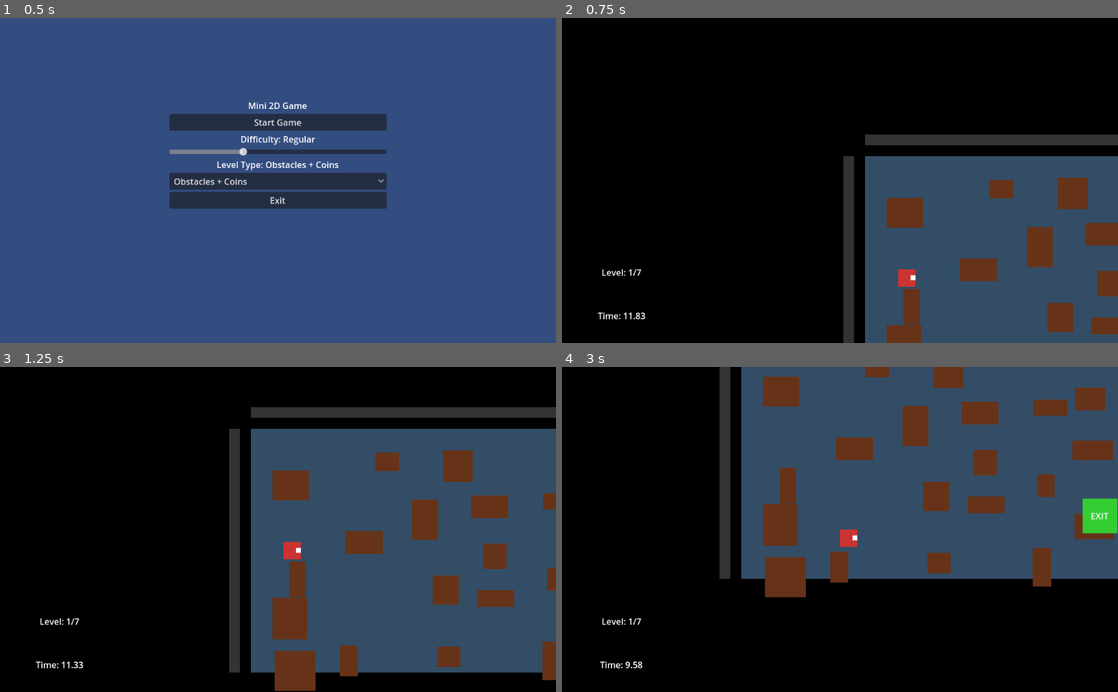
Above: before the commit, frames 1-4 (two rows, left to right).
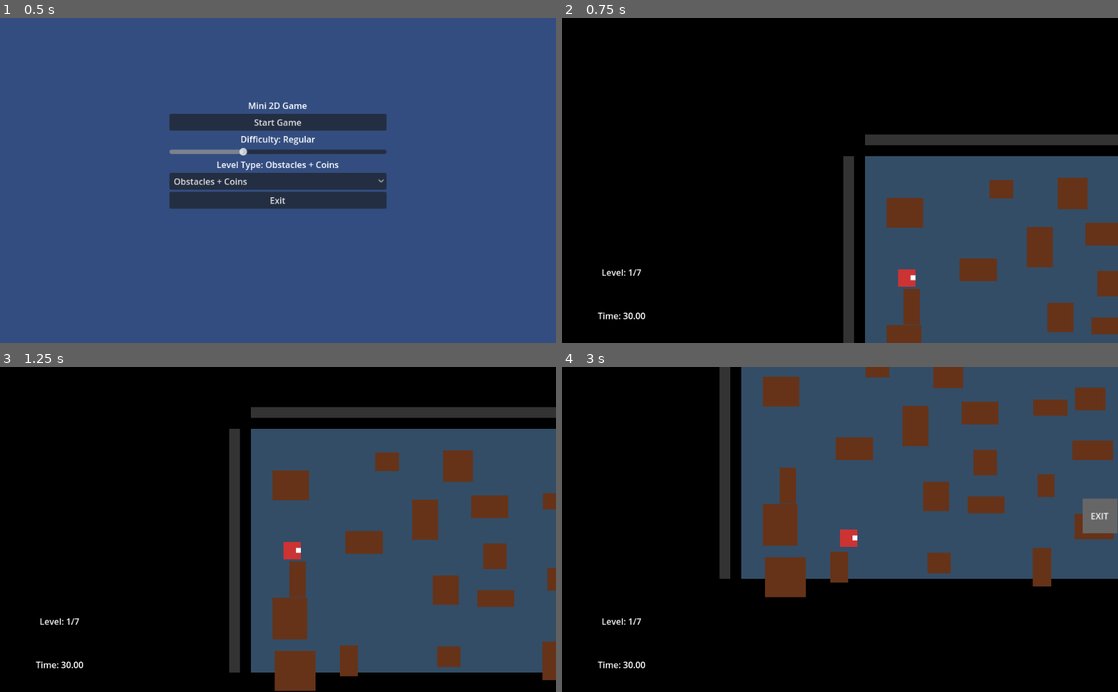
Above: after the commit, the same moments.

Repository: alexevenly/godot-2d-mini-game
Game: Godot game, scene res://scenes/MainMenu.tscn
Two runs of this game, one before a commit and one after it. Both use one fixed random seed, a clock stepped at 60 frames per second and the inputs below.
Inputs:
- Up to frame 1 (0.5 s): no input
- Up to frame 2 (0.75 s): click "Start Game" at 0.5 s
- Up to frame 3 (1.25 s): no input
- Up to frame 4 (3 s): hold D (move_right) 1.28-2.03 s; hold S (move_down) 2.03-2.78 s; hold D (move_right) from 2.78 s (still down)

Frame 1 is identical in both runs. In frame 2, less than 0.1% of the frame differs, in the area x 11-15%, y 90-93%; in frame 3, less than 0.1%; in frame 4, 0.8%, in the area x 6-100%, y 40-93%.
Error after the commit: Parse Error: Cannot infer the type of "factor" variable because the value doesn't have a set type. (res://scripts/TimerManager.gd:234)

Commit message:
Refine timer balance for obstacle and maze levels

Diff:
--- a/scripts/LevelGenerator.gd
+++ b/scripts/LevelGenerator.gd
@@ -13,6 +13,7 @@
 var key_barriers: Array = []
 var player_spawn_override: Vector2 = Vector2.ZERO
 var has_player_spawn_override: bool = false
+var last_maze_path_length: float = 0.0
 
 const MAZE_BASE_CELL_SIZE := 64.0
 
@@ -25,6 +26,7 @@
 	Logger.log_generation("LevelGenerator starting (size %.2f, type %d)" % [level_size, level_type])
 	current_level_size = level_size
 	exit_pos = Vector2.ZERO
+	last_maze_path_length = 0.0
 	clear_existing_objects()
 	match level_type:
 		GameState.LevelType.KEYS:
@@ -222,7 +224,10 @@
 	_carve_maze(grid, start_cell, cols, rows)
 	_spawn_maze_walls(grid, maze_offset, cell_size, main_scene)
 
-	var farthest = _find_farthest_cell(grid, start_cell, cols, rows)
+	var farthest_data = _find_farthest_cell(grid, start_cell, cols, rows)
+	var farthest: Vector2i = farthest_data["cell"]
+	var path_steps: int = farthest_data["distance"]
+	last_maze_path_length = float(max(path_steps, 1)) * cell_size
 	var exit_position = _maze_cell_to_world(farthest, maze_offset, cell_size)
 	exit_spawner.clear_exit()
 	exit_spawner.create_exit_at(exit_position, main_scene)
@@ -251,6 +256,9 @@
 	if has_player_spawn_override:
 		return player_spawn_override
 	return null
+
+func get_last_maze_path_length() -> float:
+	return last_maze_path_length
 
 func is_exit_position_valid(pos, level_width, level_height):
 	var margin = 32
@@ -462,7 +470,7 @@
 				else:
 					call_deferred("add_child", wall)
 
-func _find_farthest_cell(grid: Array, start: Vector2i, cols: int, rows: int) -> Vector2i:
+func _find_farthest_cell(grid: Array, start: Vector2i, cols: int, rows: int) -> Dictionary:
 	var visited: Array = []
 	for y in range(rows):
 		var row := []
@@ -490,7 +498,7 @@
 				continue
 			visited[next.y][next.x] = true
 			queue.append({"cell": next, "dist": dist + 1})
-	return farthest
+	return {"cell": farthest, "distance": max_dist}
 
 func _generate_maze_coins(grid: Array, start: Vector2i, exit_cell: Vector2i, offset: Vector2, cell_size: float, main_scene) -> void:
 	var rows = grid.size()
--- a/scripts/Main.gd
+++ b/scripts/Main.gd
@@ -213,7 +213,15 @@
 	# Calculate time using timer manager
 	if timer_manager:
 		var timer_start_position = spawn_override if spawn_override != null else (player.global_position if player else LevelUtils.PLAYER_START)
-		game_time = timer_manager.calculate_level_time(game_state.current_level, coins, exit.position if exit else Vector2(), timer_start_position)
+		var maze_path_length = level_generator.get_last_maze_path_length() if level_generator else 0.0
+		game_time = timer_manager.calculate_level_time(
+			game_state.current_level,
+			coins,
+			exit.position if exit else Vector2(),
+			timer_start_position,
+			level_type,
+			maze_path_length
+		)
 	else:
 		game_time = 30.0 # Fallback
 
--- a/scripts/TimerManager.gd
+++ b/scripts/TimerManager.gd
@@ -1,4 +1,6 @@
 extends Node2D
+
+const GameState = preload("res://scripts/GameState.gd")
 
 # ---- ПРЕСЕТЫ (ужаты под твои данные) ----
 const DIFFICULTY_PRESETS := {
@@ -25,13 +27,59 @@
 	}
 }
 
+const LEVEL_TYPE_TUNING := {
+	GameState.LevelType.OBSTACLES_COINS: {
+		"scale_start": 0.78,
+		"scale_end": 0.48,
+		"buffer_bias": -0.45,
+		"flat_bonus": -1.8,
+		"route_trim": 0.82,
+		"trim_ramp": 4.0
+	},
+	GameState.LevelType.MAZE: {
+		"scale_start": 1.78,
+		"scale_end": 1.42,
+		"buffer_bias": 0.32,
+		"flat_bonus": 3.8,
+		"maze_slack_curve": Vector2(7.0, 14.5),
+		"maze_path_scale": 1.10,
+		"maze_path_cap": 12.0,
+		"maze_base_scale": 0.72,
+		"maze_fallback_slack": 8.0,
+		"maze_ratio_span": 3.2,
+		"maze_path_floor": 1.08,
+		"maze_fallback_factor": 1.45
+	},
+	GameState.LevelType.MAZE_COINS: {
+		"scale_start": 1.82,
+		"scale_end": 1.46,
+		"buffer_bias": 0.38,
+		"flat_bonus": 4.4,
+		"maze_slack_curve": Vector2(7.5, 15.5),
+		"maze_path_scale": 1.18,
+		"maze_path_cap": 13.0,
+		"maze_base_scale": 0.78,
+		"maze_fallback_slack": 8.5,
+		"maze_ratio_span": 3.4,
+		"maze_path_floor": 1.12,
+		"maze_fallback_factor": 1.50
+	},
+	GameState.LevelType.KEYS: {
+		"scale_start": 1.08,
+		"scale_end": 0.96,
+		"buffer_bias": 0.05,
+		"flat_bonus": 0.6
+	}
+}
+
+
 const BASE_TIME_PER_LEVEL := 22.0
 var _difficulty: StringName = &"regular"
 
 # ---- Автокалибровка по реальному запасу времени ----
-const SURPLUS_WINDOW := 8              # храним последние N запасов
-const SURPLUS_GAIN := 0.65             # сила коррекции (0.5–0.8 норм)
-var _recent_surplus: Array[float] = [] # секунды запаса с последних уровней
+const SURPLUS_WINDOW := 8
+const SURPLUS_GAIN := 0.65
+var _recent_surplus: Array[float] = []
 
 func set_difficulty(level: String) -> void:
 	if DIFFICULTY_PRESETS.has(level):
@@ -42,7 +90,6 @@
 func _get_preset() -> Dictionary:
 	return DIFFICULTY_PRESETS[_difficulty]
 
-# экспоненциальная сходимость множителя к 1.0/мин
 func _level_multiplier(level: int) -> float:
 	var p := _get_preset()
 	var mult_max: float = float(p["mult_max"])
@@ -51,7 +98,6 @@
 	var decay: float = pow(0.5, float(max(level, 1) - 1) / half_life)
 	return mult_min + (mult_max - mult_min) * decay
 
-# потолок буфера в секундах, плавно ужимающийся к поздним уровням
 func _buffer_cap_sec(level: int) -> float:
 	var p := _get_preset()
 	var start: float = float(p["buf_cap_start"])
@@ -60,18 +106,15 @@
 	var decay: float = pow(0.5, float(max(level, 1) - 1) / half_life)
 	return endv + (start - endv) * decay
 
-# цель по запасу секунд (ранние уровни прощают больше)
 func _target_surplus_sec(level: int) -> float:
-	var t: float = clamp((float(level) - 1.0) / 6.0, 0.0, 1.0) # 1..7 → 0..1
+	var t: float = clamp((float(level) - 1.0) / 6.0, 0.0, 1.0)
 	return lerp(6.0, 2.0, t)
 
-# log2(1+n) = log(1+n)/log(2.0) — маленькая надбавка за «детуры» при многих монетах
 func _route_detour_factor(coin_count: int) -> float:
 	var n: float = float(max(coin_count, 0))
 	var detour: float = log(1.0 + n) / log(2.0)
-	return 1.0 + 0.05 * detour # чуть мягче (0.05)
-
-# скользящее среднее запаса (секунды)
+	return 1.0 + 0.05 * detour
+
 func _avg_surplus() -> float:
 	if _recent_surplus.is_empty():
 		return 0.0
@@ -80,18 +123,14 @@
 		s += v
 	return s / float(_recent_surplus.size())
 
-# публичный вызов после завершения уровня: передай реальный запас секунд
-# например из геймплея: TimerManager.register_level_result(level_time_given - level_time_used)
 func register_level_result(time_left_sec: float) -> void:
 	_recent_surplus.append(max(time_left_sec, 0.0))
 	if _recent_surplus.size() > SURPLUS_WINDOW:
 		_recent_surplus.pop_front()
 
-# --- Основной расчёт времени ---
-func calculate_level_time(level: int, coins: Array, exit_pos: Vector2, player_start: Vector2 = LevelUtils.PLAYER_START) -> float:
-	var p := _get_preset()
-
-	# путь: старт -> монеты -> выход (если монет нет — просто старт -> выход)
+
+func calculate_level_time(level: int, coins: Array, exit_pos: Vector2, player_start: Vector2 = LevelUtils.PLAYER_START, level_type: int = GameState.LevelType.OBSTACLES_COINS, maze_path_length: float = 0.0) -> float:
+	var p := _get_preset()
 	var total_distance: float = 0.0
 	var current_pos: Vector2 = player_start
 	if coins.size() > 0:
@@ -101,50 +140,108 @@
 	total_distance += current_pos.distance_to(exit_pos)
 
 	var speed: float = float(p["speed"])
+	var type_profile := _get_type_profile(level_type)
+	var maze_overhead := _maze_overhead(level_type, maze_path_length, player_start, exit_pos, speed)
+	var base_path: float = float(maze_overhead.get("base_path", 0.0))
+	if base_path > 0.0:
+		total_distance = max(total_distance, base_path)
+	if level_type == GameState.LevelType.OBSTACLES_COINS and level > 2:
+		var trim := clamp(float(type_profile.get("route_trim", 1.0)), 0.5, 1.0)
+		var ramp := max(float(type_profile.get("trim_ramp", 3.0)), 0.001)
+		var trim_t := clamp((float(level) - 2.0) / ramp, 0.0, 1.0)
+		total_distance *= lerp(1.0, trim, trim_t)
+	total_distance *= float(maze_overhead["factor"])
+
 	var base_time: float = (total_distance / speed) * _route_detour_factor(coins.size())
-
 	var per_coin_sec: float = float(p["per_coin_sec"])
 	var pickup_time: float = float(coins.size()) * per_coin_sec
-
 	var mult: float = _level_multiplier(level)
 	var preset_scale: float = float(p["global_scale"])
 	var min_time: float = float(p["min_time"])
 
-	# буфер от множителя, но под потолком по секундам
 	var multiplicative_buffer: float = base_time * max(mult - 1.0, 0.0)
 	var cap_sec: float = _buffer_cap_sec(level)
 	var capped_buffer: float = min(multiplicative_buffer, cap_sec)
+	var buffer_bias: float = float(type_profile.get("buffer_bias", 0.0))
+	if buffer_bias < 0.0:
+		capped_buffer = max(capped_buffer * (1.0 + buffer_bias), 0.0)
+	elif buffer_bias > 0.0:
+		capped_buffer = min(capped_buffer * (1.0 + buffer_bias), cap_sec * (1.0 + buffer_bias))
 
 	var planned: float = (base_time + pickup_time + capped_buffer) * preset_scale
-
-	# --- АВТО-КОРРЕКТОР ПО ЛОГАМ ---
-	# если недавний средний запас выше цели — отнимаем часть разницы (мягко)
+	planned += float(type_profile.get("flat_bonus", 0.0))
+	planned += float(maze_overhead.get("slack", 0.0))
+
+	var type_scale := _level_type_scale(level_type, level)
+	planned *= type_scale
+
 	var avg_surplus := _avg_surplus()
 	if avg_surplus > 0.0:
 		var target := _target_surplus_sec(level)
 		var over: float = max(avg_surplus - target, 0.0)
-		# на высоких уровнях подрезаем сильнее (позволяем max 40% planned)
 		var max_cut: float = max(0.4 * planned, cap_sec * 1.5)
 		var cut: float = clamp(over * SURPLUS_GAIN, 0.0, max_cut)
 		planned = max(planned - cut, min_time)
 
 	return max(planned, min_time)
 
-# фоллбек без данных монет/выхода
-func get_time_for_level(level: int) -> float:
+func get_time_for_level(level: int, level_type: int = GameState.LevelType.OBSTACLES_COINS) -> float:
 	var p := _get_preset()
 	var mult: float = _level_multiplier(level)
 	var preset_scale: float = float(p["global_scale"])
 	var min_time: float = float(p["min_time"])
-
-	var approx: float = BASE_TIME_PER_LEVEL * mult * preset_scale
-
-	# тоже слегка авто-корректируем, чтобы старт уровня не был систематически жирным
+	var approx: float = BASE_TIME_PER_LEVEL * mult * preset_scale * _level_type_scale(level_type, level)
 	var avg_surplus := _avg_surplus()
 	if avg_surplus > 0.0:
 		var target := _target_surplus_sec(level)
 		var over: float = max(avg_surplus - target, 0.0)
 		var cut: float = clamp(over * 0.5, 0.0, 0.4 * approx)
 		approx = max(approx - cut, min_time)
-
 	return max(approx, min_time)
+
+func _level_type_scale(level_type: int, level: int) -> float:
+	var profile := _get_type_profile(level_type)
+	var start: float = float(profile.get("scale_start", 1.0))
+	var endv: float = float(profile.get("scale_end", start))
+	var t := clamp((float(level) - 1.0) / 8.0, 0.0, 1.0)
+	return lerp(start, endv, t)
+
+func _get_type_profile(level_type: int) -> Dictionary:
+	if LEVEL_TYPE_TUNING.has(level_type):
+		return LEVEL_TYPE_TUNING[level_type]
+	return {
+		"scale_start": 1.0,
+		"scale_end": 1.0,
+		"buffer_bias": 0.0,
+		"flat_bonus": 0.0
+	}
+
+func _maze_overhead(level_type: int, maze_path_length: float, player_start: Vector2, exit_pos: Vector2, speed: float) -> Dictionary:
+	var is_maze := level_type == GameState.LevelType.MAZE or level_type == GameState.LevelType.MAZE_COINS
+	if not is_maze:
+		return {"factor": 1.0, "slack": 0.0, "base_path": 0.0}
+	var straight: float = player_start.distance_to(exit_pos)
+	var profile := _get_type_profile(level_type)
+	var fallback_factor: float = float(profile.get("maze_fallback_factor", 1.35))
+	var base_path: float = 0.0
+	if straight > 0.0:
+		base_path = straight * fallback_factor
+	if maze_path_length > 0.0:
+		var floor_scale: float = float(profile.get("maze_path_floor", 1.0))
+		base_path = max(maze_path_length, straight * floor_scale)
+		var ratio := clamp(maze_path_length / max(straight, 1.0), 1.0, 4.5)
+		var base_scale: float = float(profile.get("maze_base_scale", 0.6))
+		var factor := 1.0 + (ratio - 1.0) * base_scale
+		var ratio_span: float = max(float(profile.get("maze_ratio_span", 2.5)), 0.5)
+		var ratio_t := clamp((ratio - 1.0) / ratio_span, 0.0, 1.0)
+		var slack_curve: Vector2 = profile.get("maze_slack_curve", Vector2.ZERO)
+		var slack := 0.0
+		if slack_curve != Vector2.ZERO:
+			slack += lerp(slack_curve.x, slack_curve.y, ratio_t)
+		var path_scale: float = float(profile.get("maze_path_scale", 0.8))
+		var path_cap: float = float(profile.get("maze_path_cap", 8.0))
+		var path_bonus := clamp((maze_path_length - straight) / max(speed, 1.0), 0.0, path_cap)
+		slack += path_bonus * path_scale
+		return {"factor": factor, "slack": slack, "base_path": base_path}
+	var fallback_slack: float = float(profile.get("maze_fallback_slack", 5.0))
+	return {"factor": fallback_factor, "slack": fallback_slack, "base_path": base_path}
